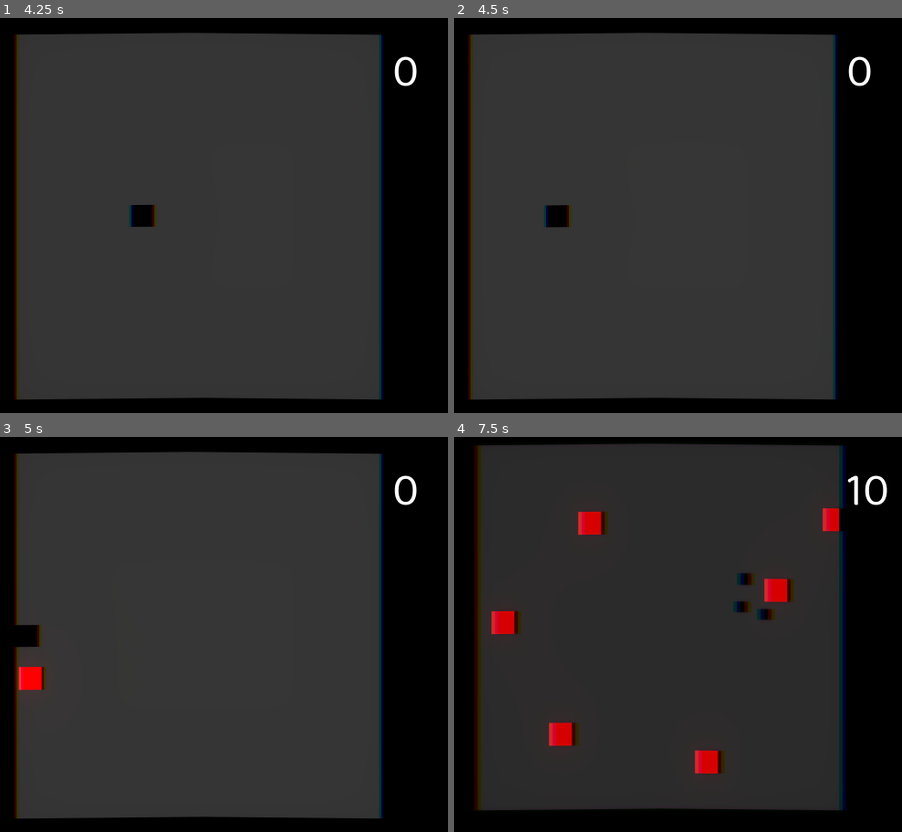
Above: before the commit, frames 1-4 (two rows, left to right).
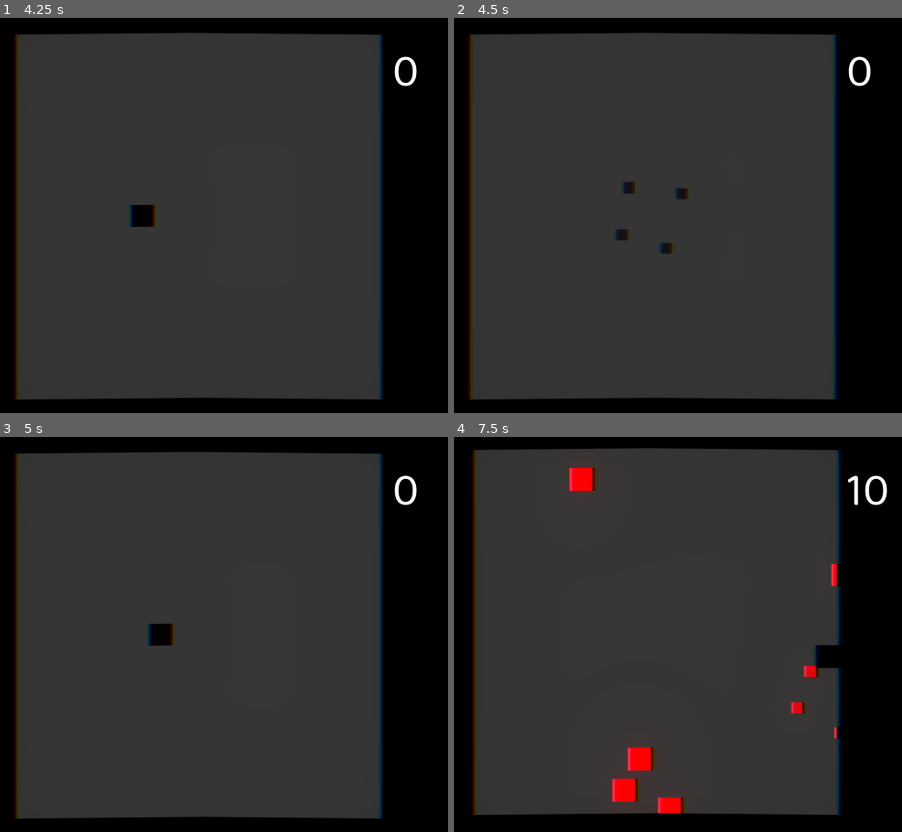
Above: after the commit, the same moments.

Repository: mariothedog/Dodge-and-Explode-
Game: Godot game, scene res://Levels/Endless Level.tscn
Same seed, same stepped clock (60 frames per second), same inputs: the game is played once before the commit and once after it. The engine's default icon, where the game draws it, is replaced by a stand-in: a white triangle on a blue panel in a dark square.
Inputs:
- Up to frame 1 (4.25 s): hold D (move_right) 0.53-1.28 s; tap Space (dash) every 0.75 s from 0.6 to 3.6 s; hold S (move_down) 1.28-2.03 s; hold D (move_right) 2.03-2.78 s; hold W (move_up) 2.78-3.53 s; hold A (move_left) from 3.53 s (still down); tap R (restart) at 4.15 s
- Up to frame 2 (4.5 s): keep holding A (move_left); tap Enter at 4.25 s; tap Space (dash) at 4.35 s
- Up to frame 3 (5 s): keep holding A (move_left)
- Up to frame 4 (7.5 s): release A (move_left) at 5.03 s; hold S (move_down) 5.03-5.78 s; tap Space (dash) every 0.75 s from 5.1 to 7.35 s; hold D (move_right) 5.78-6.53 s; hold W (move_up) 6.53-7.28 s; hold D (move_right) from 7.28 s (still down)

Frame 1 is identical in both runs. In frame 2, 0.7% of the frame differs, in the area x 20-53%, y 41-60%; in frame 3, 1.0%; in frame 4, 10%, in the area x 4-88%, y 1-96%.

Commit message:
The player death animation now always plays during the restarting animation.
Before the animation would not play if there were no enemies on the screen.

Diff:
--- a/Levels/Endless Level.gd
+++ b/Levels/Endless Level.gd
@@ -73,7 +73,7 @@
 				enemy.position.y < $"Corners/Top Left".position.y - 16 or enemy.position.y > $"Corners/Bottom Left".position.y + 16):
 					enemy.queue_free()
 
-			if $Enemies.get_child_count() == 0:
+			if $Enemies.get_child_count() == 0 and not $Player/Tween.is_active():
 				if get_tree().reload_current_scene() != OK:
 					print_debug("An error occurred while reloading the current scene.")
 	else:
